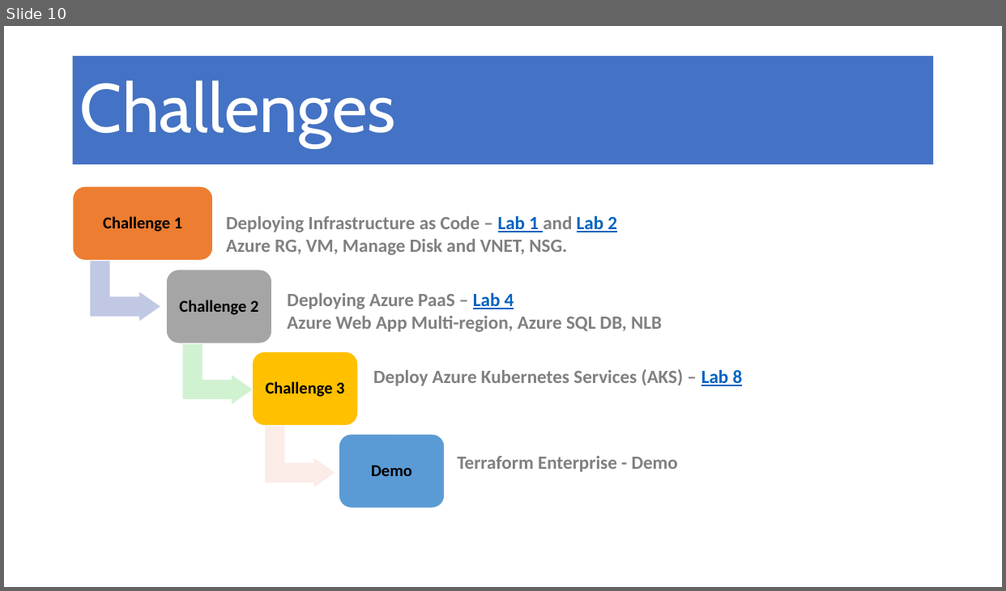
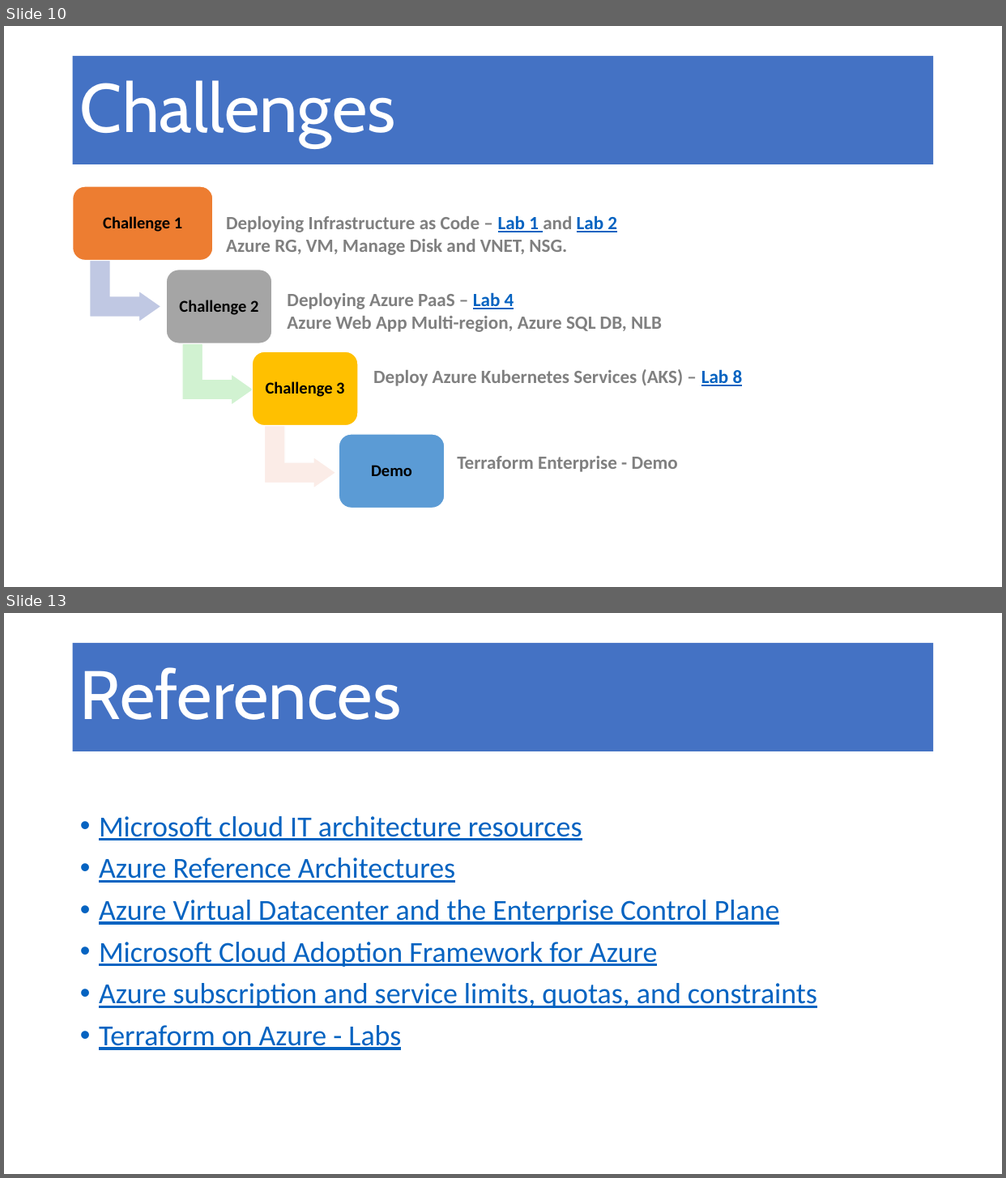
Before and after one commit to masmawi/MultiCloud, a slide deck: Multi-cloud Orchestration with Terraform.pptx. Shown one above the other, each under a label of ours: slide 10 before the commit, slides 10 and 13 after it; the slides between them are not shown. The pictures are 1006x591 and 1006x1178 pixels, drawn with LibreOffice and Linux fonts; fonts in the diff are those of the drawing. Boxes give left, top, right and bottom in pixels: in the first picture for what was removed or moved away, otherwise in the second. Text is boxed around its words. In the diff, an @@ line names an element or a change of style, - is before the commit and + after.

```diff
--- a/Multi-cloud Orchestration with Terraform.pptx
+++ b/Multi-cloud Orchestration with Terraform.pptx
@@ slide 13 added at (x1=4, y1=613, x2=1002, y2=1174), background #FFFFFF @@
@@ title added at (x1=73, y1=643, x2=934, y2=752), fill #4472C4, 66 pt, text #FFFFFF @@
+References
@@ text added at (x1=99, y1=816, x2=817, y2=1050), 28 pt, text #0563C1, underline @@
+• Microsoft cloud IT architecture resources
+• Azure Reference Architectures
+• Azure Virtual Datacenter and the Enterprise Control Plane
+• Microsoft Cloud Adoption Framework for Azure
+• Azure subscription and service limits, quotas, and constraints
+• Terraform on Azure - Labs
```
Also in this commit, not shown: 2 slides changed, 2 other slides added, 2 slides removed.
